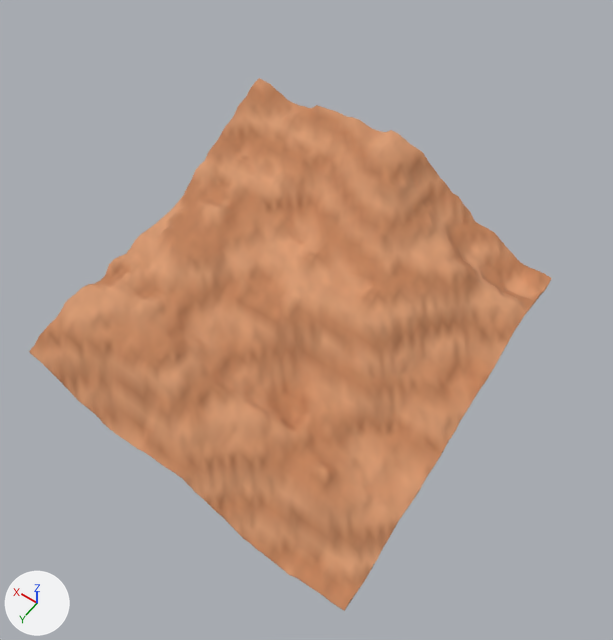
Two versions of the glTF model public/desert-canyon/vista/terrain-046.glb, one commit apart.
One viewpoint serves both versions: a 50 mm camera at (-324.0, 437.0, 802.0) aimed at (-27.0, 21.0, 148.0). Every picture has the same lights, and +X, +Y and +Z are marked at lower left. The older version comes first. Vertices at exactly the same position are counted once.

Objects in the first picture: 'terrain-046'.
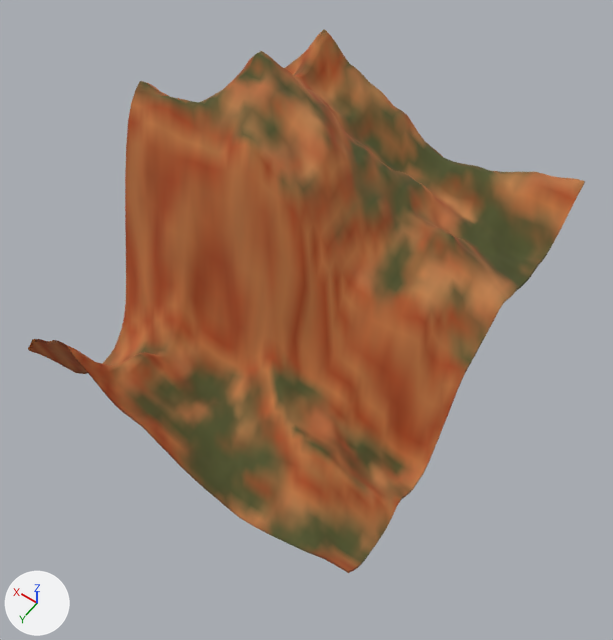
Edits to the bpy script that builds the scene:
```text
Change me_mesh_0:
    used by ob_terrain_046; location = (0.0, 0.0, 0.0)
    remove me_mesh_0.from_pydata(...)  # 2777 vertices, 5760 faces; spans x -192.0..192.0, y -192.0..192.0, z 0.0..220.0
    add me_mesh_0.from_pydata(...)  # 2777 vertices, 5760 faces; spans x -192.0..192.0, y -192.0..192.0, z 0.0..347.0
    me_mesh_0 part 1: 2772 of 2777 vertices moved; they spanned x -192.0..192.0, y -192.0..192.0, z 0.0..220.0 and now span x -192.0..192.0, y -192.0..192.0, z 0.0..347.0; mean shift (0.0, 0.0, 70.0); largest move (64.0, -56.0, 135.0) -> (64.0, -56.0, 340.0)
    me_mesh_0 part 2: 1915 faces centred in x -192.0..192.0, y -192.0..192.0, z 4.0..212.0 are repainted in the vertex colours; the middle colour goes from orange #c5865d to brown #82592e
    me_mesh_0 part 3: 2226 faces centred in x -192.0..192.0, y -192.0..192.0, z 7.0..215.0 are repainted in the vertex colours; the middle colour goes from orange #ca8b62 to orange #bc6e3c
    me_mesh_0 part 4: 1619 faces centred in x -192.0..192.0, y -192.0..192.0, z 2.0..219.0 are repainted in the vertex colours; the middle colour goes from beige #d5976e to brown #8d5c30
```

Changed parts and their boxes [x1, y1, x2, y2] in the pictures (613 x 640 px; the box of a moved part takes in the faces that stretch with it):
'terrain-046', reshaped, recoloured (7% wider)
    before: [29, 78, 551, 611]
    after: [28, 29, 585, 573]
part 1 of me_mesh_0, moved or reshaped
    before: [29, 78, 551, 611]
    after: [28, 29, 585, 573]
part 2 of me_mesh_0, recoloured
    before: [93, 78, 537, 603]
    after: [114, 29, 559, 570]
part 3 of me_mesh_0, recoloured
    before: [29, 90, 551, 611]
    after: [28, 35, 585, 573]
part 4 of me_mesh_0, recoloured
    before: [35, 102, 530, 582]
    after: [30, 37, 559, 557]
